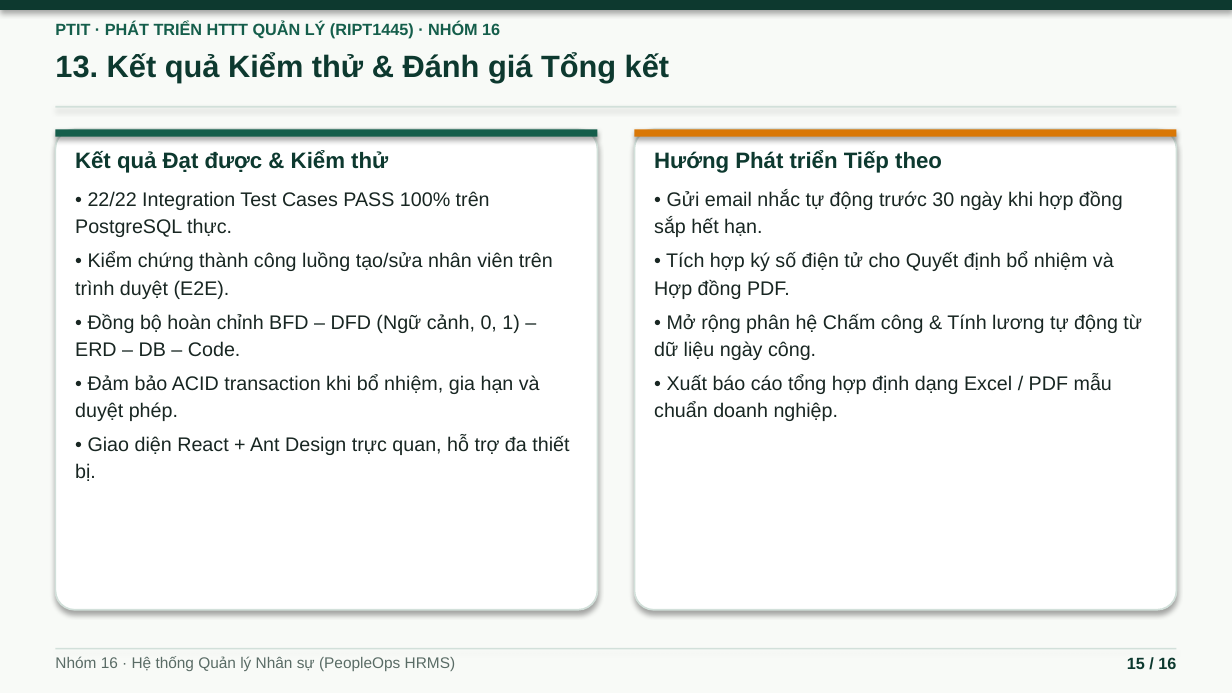
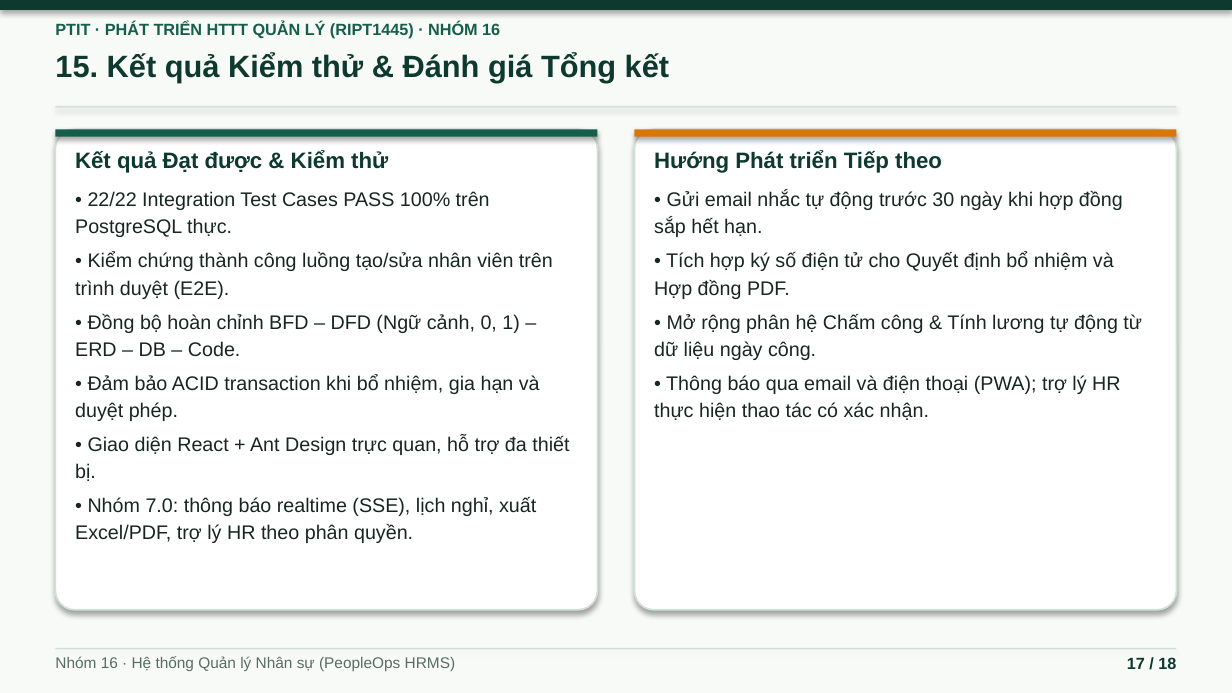
Before and after one commit to ninhduo263/human-resource-management-system, a slide deck: slide 17 of bao-cao/BAO_CAO_HTTTQL_Nhom16.pptx (slide 15 before the commit). Drawn at 1232x693 pixels with LibreOffice and Linux fonts; fonts in the diff are those of the drawing. Boxes give left, top, right and bottom in pixels: in the first picture for what was removed or moved away, otherwise in the second. Text is boxed around its words. In the diff, an @@ line names an element or a change of style, - is before the commit and + after.

Commit message:
feat: thông báo realtime, lịch nghỉ phép, xuất Excel/PDF, trợ lý HR (nhóm 7.0)
- Thông báo thời gian thực (SSE) + chuông thông báo + Dashboard "Việc cần xử lý & cảnh báo"
  (cảnh báo suy ra từ dữ liệu đã lọc theo quyền, không thêm bảng ERD)
- Tab Lịch nghỉ phép theo tháng, cảnh báo trùng lịch khi duyệt đơn
- Xuất Excel (.xlsx), PDF theo mẫu, in hợp đồng lao động
- Trợ lý HR có phân quyền: Claude (ANTHROPIC_API_KEY) hoặc chế độ ngoại tuyến;
  chỉ đọc dữ liệu theo vai trò, ghi nhật ký, giới hạn tần suất
- Sơ đồ: BFD thêm nhóm 7 (28 chức năng), DFD ngữ cảnh/mức 0 thêm 7.0 và Dịch vụ AI,
  thêm DFD mức 1 (7.0), Use Case thêm gói 7.0
- Cập nhật báo cáo .docx (mục 2.5.7, 3.3.8, 3.10, 5.5.10, mục lục tự sinh) và slide .pptx (18 slide)
- Tài liệu features-docs/07

```diff
--- a/bao-cao/BAO_CAO_HTTTQL_Nhom16.pptx
+++ b/bao-cao/BAO_CAO_HTTTQL_Nhom16.pptx
@@ text at bbox=[55, 53, 670, 83]: text changed @@
-13. Kết quả Kiểm thử & Đánh giá Tổng kết
+15. Kết quả Kiểm thử & Đánh giá Tổng kết
@@ text at bbox=[654, 375, 1120, 420]: text changed @@
-• Xuất báo cáo tổng hợp định dạng Excel / PDF mẫu chuẩn doanh nghiệp.
+• Thông báo qua email và điện thoại (PWA); trợ lý HR thực hiện thao tác có xác nhận.
@@ text at bbox=[75, 497, 536, 543]: paragraph added @@
+• Nhóm 7.0: thông báo realtime (SSE), lịch nghỉ, xuất Excel/PDF, trợ lý HR theo phân quyền.
@@ text at bbox=[1127, 657, 1176, 669]: text changed @@
-15 / 16
+17 / 18
```
Also in this commit, not shown: 14 other slides changed, 2 slides added, 31 other files.
